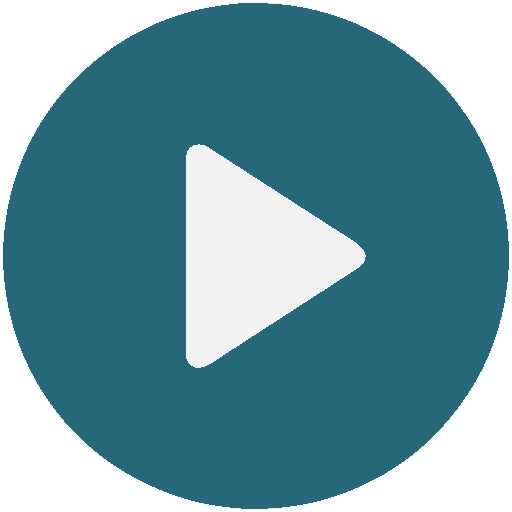
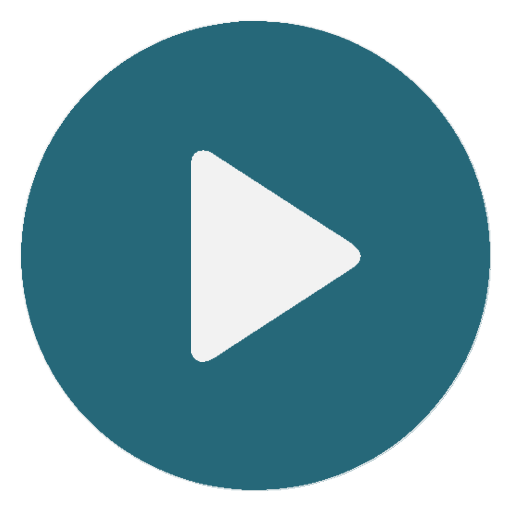
Two versions of the same layered image (512x512). Layer-by-layer changes:
painted on "Play Icon" over [186, 144, 366, 368]
painted on "Border" over [2, 2, 510, 510]
painted on "Background" over [2, 2, 510, 510]
